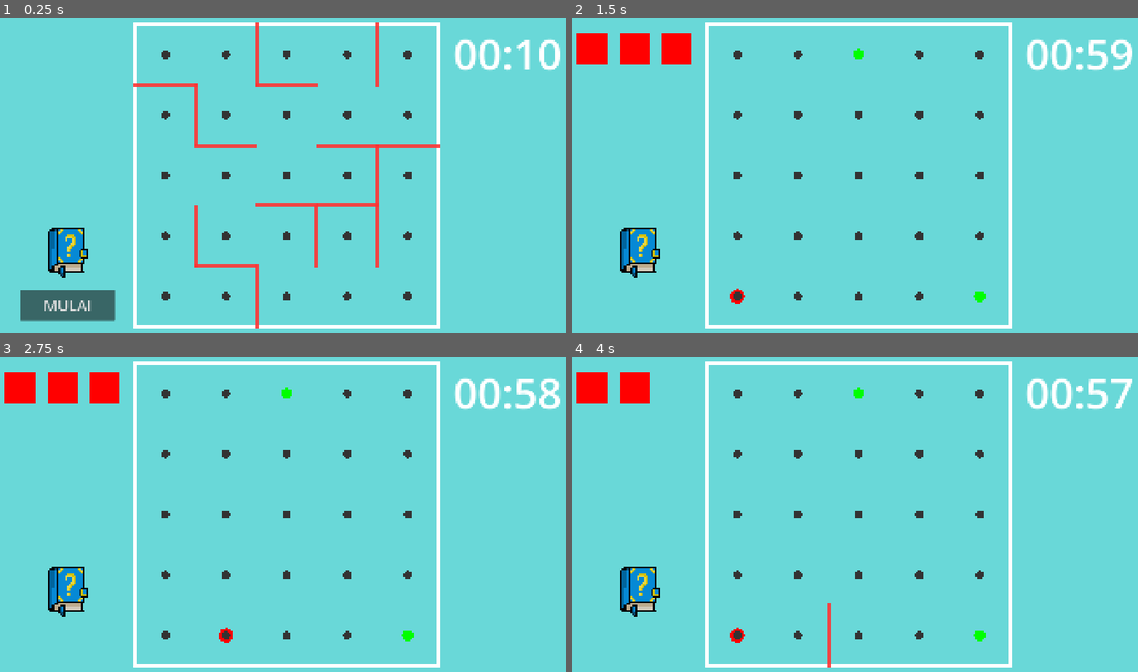
Above: before the commit, frames 1-4 (two rows, left to right).
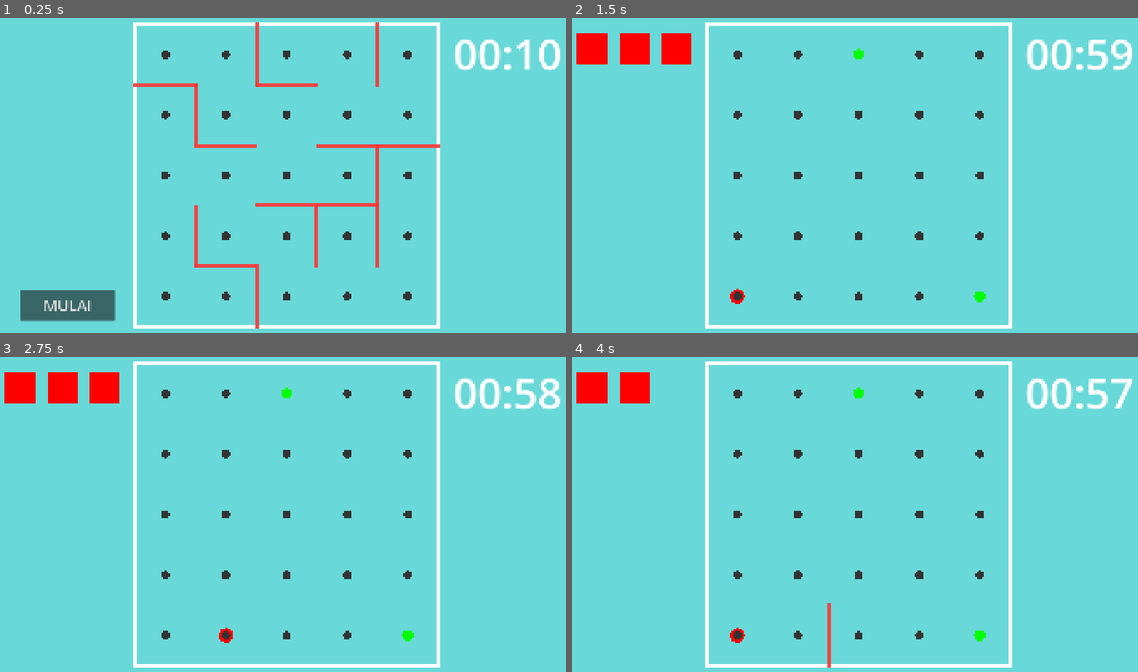
Above: after the commit, the same moments.

Repository: sinarbagusw/labirin-test
Game: Godot game, scene res://labirin_main.tscn
The game is run twice, just before and just after one commit, with the same random seed, the same clock (stepped at 60 frames per second) and the same inputs.
Inputs (mouse positions are in pixels of both pictures, inside the frame that each line leads up to):
- Up to frame 1 (0.25 s): no input
- Up to frame 2 (1.5 s): click (639, 251) at 0.52 s; click "MULAI" at 1.25 s
- Up to frame 3 (2.75 s): tap Enter at 2 s; hold Right (ui_right) from 2.03 s (still down)
- Up to frame 4 (4 s): tap Space at 2.75 s; release Right (ui_right) at 2.78 s; hold Down (ui_down) 2.78-3.53 s; hold Right (ui_right) from 3.53 s (still down)

The runs differ from the first frame. In frame 1, 0.9% of the frame differs, in the area x 8-16%, y 66-83%; in frame 2, 0.9%; in frame 3, 0.9%; in frame 4, 0.9%.

Commit message:
ngehapus buku

Diff:
--- a/labirin_main.tscn
+++ b/labirin_main.tscn
@@ -4,16 +4,8 @@
 [ext_resource type="Script" uid="uid://d3d8cml261pw1" path="res://dots_drawer.gd" id="1_opb2n"]
 [ext_resource type="Script" uid="uid://c1s4ma0pqknva" path="res://player.gd" id="1_xv5sd"]
 [ext_resource type="Script" uid="uid://qbwp4c4ijjhr" path="res://label_timer.gd" id="2_amxfn"]
-[ext_resource type="Texture2D" uid="uid://bvcalb4e0cctt" path="res://Buku Tutorial.png" id="3_0lye4"]
 [ext_resource type="Script" uid="uid://delgx6t21427h" path="res://maze_manager.gd" id="3_mkmpi"]
-[ext_resource type="Texture2D" uid="uid://bnfa30ojf7lq8" path="res://Buku Tutorial (1).png" id="4_c60rp"]
 [ext_resource type="Script" uid="uid://bhook4pujk40p" path="res://lives_ui.gd" id="5_5btj5"]
-
-[sub_resource type="StyleBoxTexture" id="StyleBoxTexture_2yeld"]
-texture = ExtResource("3_0lye4")
-
-[sub_resource type="StyleBoxTexture" id="StyleBoxTexture_acopp"]
-texture = ExtResource("4_c60rp")
 
 [node name="Labirin_main" type="Node2D" unique_id=1637121673]
 script = ExtResource("1_i7iss")
@@ -34,16 +26,6 @@
 script = ExtResource("2_amxfn")
 
 [node name="Timer" type="Timer" parent="Background/LabelTimer" unique_id=682499692]
-
-[node name="Button" type="Button" parent="Background/LabelTimer" unique_id=823614275]
-texture_filter = 1
-layout_mode = 0
-offset_left = -1370.0
-offset_top = 657.0
-offset_right = -1183.0
-offset_bottom = 844.0
-theme_override_styles/normal = SubResource("StyleBoxTexture_2yeld")
-theme_override_styles/hover = SubResource("StyleBoxTexture_acopp")
 
 [node name="ReferenceRect" type="ReferenceRect" parent="Background" unique_id=655572485]
 layout_mode = 1
Binary file removed: Buku Tutorial (1).png
Not shown, removed: Buku Tutorial (1).png.import
Binary file removed: Buku Tutorial.png
Not shown, removed: Buku Tutorial.png.import
